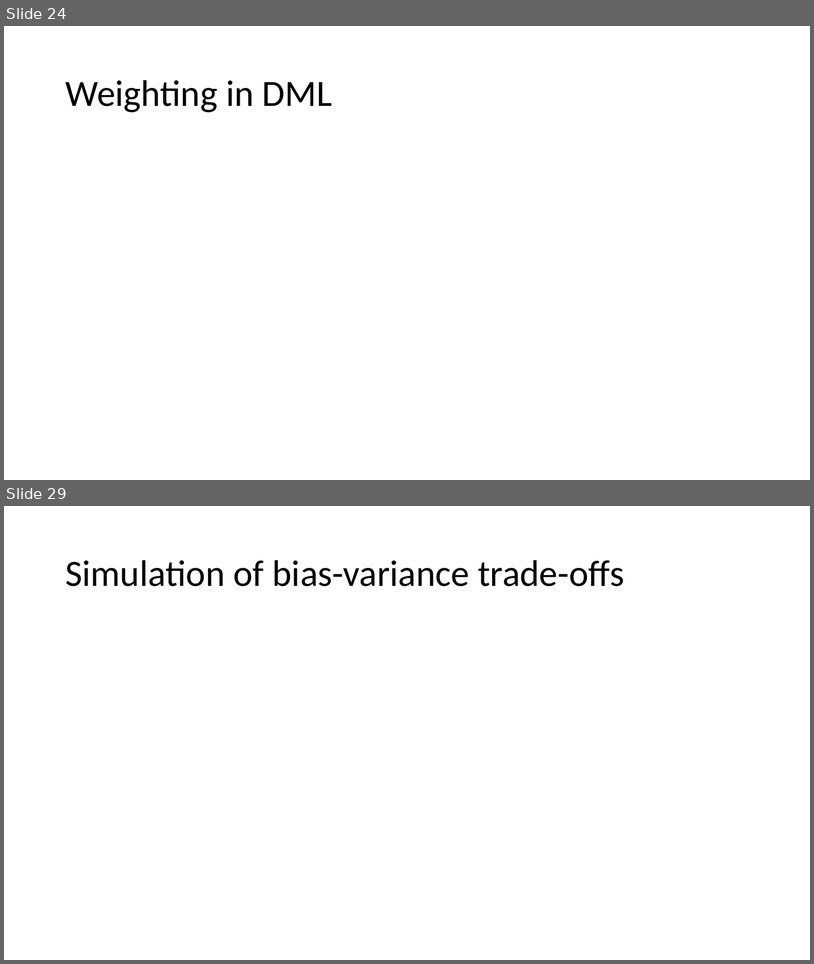
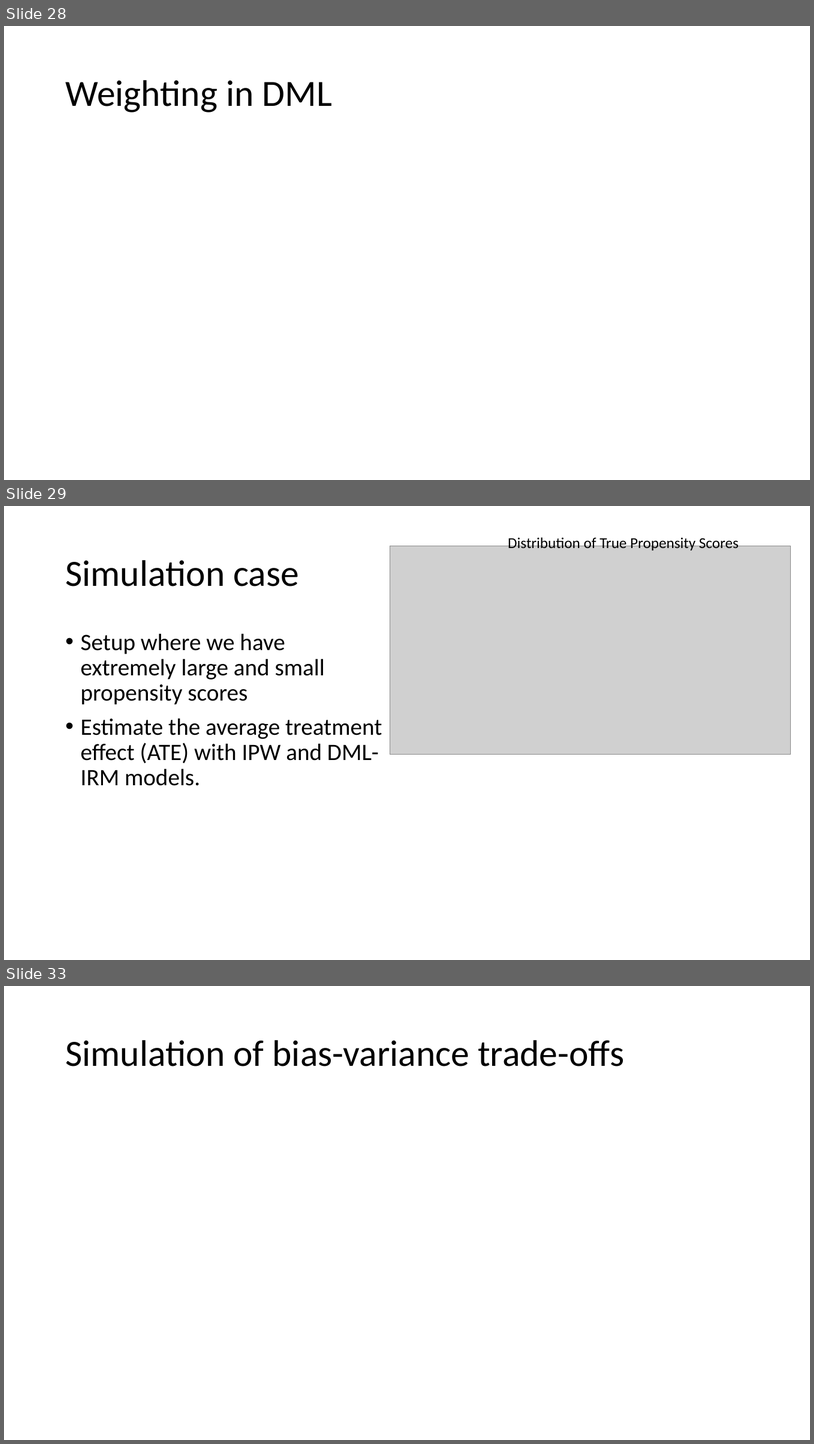
Before and after one commit to shoepaladin/causalinference_crashcourse, a slide deck: Powerpoints/4 Best Practices (WIP).pptx. Shown one above the other, each under a label of ours: slides 24 and 29 before the commit, slides 28, 29 and 33 after it; the slides between them are not shown. The pictures are 814x964 and 814x1444 pixels, drawn with LibreOffice and Linux fonts; fonts in the diff are those of the drawing; grey boxes stand for pictures. Boxes give left, top, right and bottom in pixels: in the first picture for what was removed or moved away, otherwise in the second. Text is boxed around its words. In the diff, an @@ line names an element or a change of style, - is before the commit and + after.

```diff
--- a/Powerpoints/4 Best Practices (WIP).pptx
+++ b/Powerpoints/4 Best Practices (WIP).pptx
@@ slide 29 added at bbox=[4, 506, 810, 960], background #FFFFFF @@
@@ text added at bbox=[508, 535, 739, 550], 18 pt, text #000000 @@
+Distribution of True Propensity Scores
@@ picture added at bbox=[390, 546, 791, 754] @@
@@ title added at bbox=[65, 560, 299, 586], 44 pt, text #000000 @@
+Simulation case
@@ text added at bbox=[81, 633, 382, 786], 28 pt, text #000000 @@
+• Setup where we have extremely large and small propensity scores
+• Estimate the average treatment effect (ATE) with IPW and DML-IRM models.
@@ what was slide 24 is now slide 28 @@
@@ what was slide 29 is now slide 33 @@
```
Also in this commit, not shown: 2 slides changed, 7 other slides added, 4 slides removed, 6 other files.
